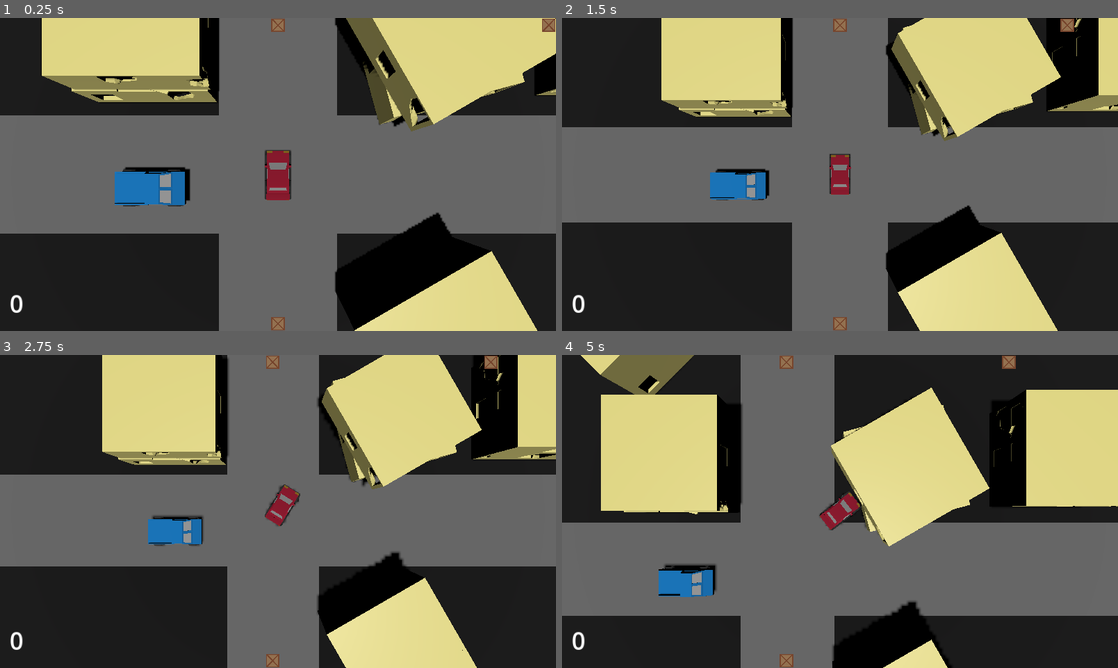
Above: before the commit, frames 1-4 (two rows, left to right).
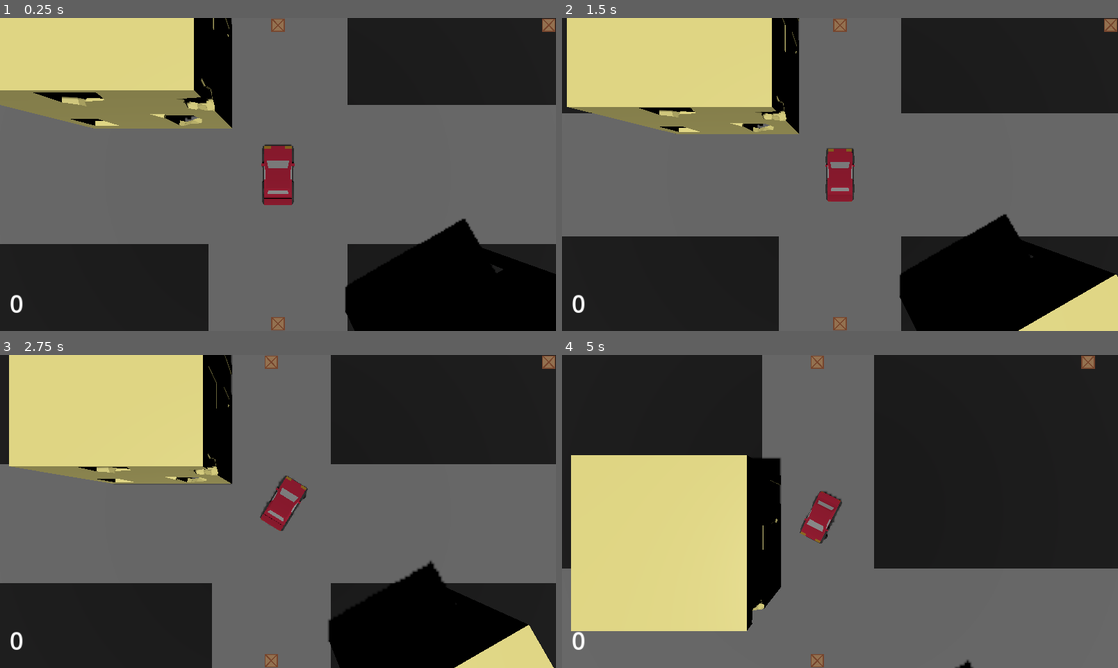
Above: after the commit, the same moments.

Repository: L30HP/kfl
Game: Godot game, scene res://Scenes/main.tscn
The game is run twice, just before and just after one commit, with the same random seed, the same clock (stepped at 60 frames per second) and the same inputs. This scene is started directly instead of the project's main scene.
Inputs:
- Up to frame 1 (0.25 s): no input
- Up to frame 2 (1.5 s): hold D (Steer Right) 0.53-1.28 s; hold W (Throttle) 0.53-1.28 s; hold S (Brakes) from 1.28 s (still down); tap W (Throttle) at 1.35 s
- Up to frame 3 (2.75 s): release S (Brakes) at 2.03 s; hold D (Steer Right) from 2.03 s (still down); hold W (Throttle) from 2.03 s (still down)
- Up to frame 4 (5 s): release D (Steer Right) at 2.78 s; release W (Throttle) at 2.78 s; hold Up (ui_up) 2.78-3.53 s; tap W (Throttle) at 2.85, 4.35 s; hold W (Throttle) 3.53-4.28 s; hold A (Steer Left) from 3.53 s (still down)

The runs differ from the first frame. In frame 1, 32% of the frame differs, in the area x 0-100%, y 0-100%; in frame 2, 39%; in frame 3, 40%; in frame 4, 63%.
Error in both runs: Cannot call method 'hide' on a null value. (res://Scripts/checkpoint.gd:14)

Commit message:
Fixed bugs

Diff:
--- a/Scenes/main.tscn
+++ b/Scenes/main.tscn
@@ -1,11 +1,9 @@
-[gd_scene load_steps=18 format=3 uid="uid://q78bis70siql"]
+[gd_scene load_steps=16 format=3 uid="uid://q78bis70siql"]
 
 [ext_resource type="Script" path="res://Scripts/main.gd" id="1_4xvcx"]
-[ext_resource type="PackedScene" uid="uid://ci672piru50ko" path="res://Assets/CarPickUp.glb" id="2_01dry"]
 [ext_resource type="PackedScene" uid="uid://bv0i7hej2qyog" path="res://Scenes/checkpoint.tscn" id="5_nkqer"]
 [ext_resource type="PackedScene" uid="uid://c3ixqkc6k13yi" path="res://addons/gevp/scenes/vehicle_controller.tscn" id="5_s7dyk"]
 [ext_resource type="PackedScene" uid="uid://fo6kt54q87tf" path="res://addons/gevp/scenes/arcade_car.tscn" id="5_xd0wm"]
-[ext_resource type="PackedScene" uid="uid://bd0arrdgdlfwg" path="res://Buildings/pile_1.tscn" id="6_sxc2w"]
 [ext_resource type="PackedScene" uid="uid://dvpyel7aa8wsv" path="res://Buildings/ground_floor_3x3.tscn" id="7_xqsnh"]
 [ext_resource type="PackedScene" uid="uid://che7bx5v08gap" path="res://Scenes/hud.tscn" id="8_lsuvu"]
 [ext_resource type="PackedScene" uid="uid://c2f46kgub66ia" path="res://Buildings/middle_flor_3x_3.tscn" id="8_yp1fr"]
@@ -35,9 +33,6 @@
 
 [node name="Main" type="Node3D"]
 script = ExtResource("1_4xvcx")
-
-[node name="CarPickUp2" parent="." instance=ExtResource("2_01dry")]
-transform = Transform3D(1, 0, 0, 0, 1, 0, 0, 0, 1, -6.21143, 0.640059, 0.663518)
 
 [node name="Map" type="Node3D" parent="."]
 transform = Transform3D(1, 0, 0, 0, 1, 0, 0, 0, 1, 0, -0.25, 0)
@@ -74,10 +69,10 @@
 transform = Transform3D(2, 0, 0, 0, 2, 0, 0, 0, 2, -1, 0, 0)
 
 [node name="MiddleFlor3x3" parent="Map/Buildings" instance=ExtResource("8_yp1fr")]
-transform = Transform3D(0.5, 0, 0, 0, 0.5, 0, 0, 0, 0.5, -2.48629, 1.125, -3.37298)
+transform = Transform3D(0.5, 0, 0, 0, 0.5, 0, 0, 0, 0.5, -2, 1.125, -2.5)
 
 [node name="GroundFloor3x3" parent="Map/Buildings" instance=ExtResource("7_xqsnh")]
-transform = Transform3D(0.5, 0, 0, 0, 0.5, 0, 0, 0, 0.5, -2.53762, 0.125, -3.32751)
+transform = Transform3D(0.5, 0, 0, 0, 0.5, 0, 0, 0, 0.5, -2, 0.125, -2.5)
 
 [node name="MiddleFlor3x4" parent="Map/Buildings" instance=ExtResource("8_yp1fr")]
 transform = Transform3D(0.5, 0, 0, 0, 0.5, 0, 0, 0, 0.5, 4, 1.125, 11)
@@ -94,68 +89,8 @@
 [node name="MiddleFlor3x6" parent="Map/Buildings" instance=ExtResource("8_yp1fr")]
 transform = Transform3D(0.433013, 0, 0.25, 0, 0.5, 0, -0.25, 0, 0.433013, 4, 1.125, 3.5)
 
-[node name="MiddleFlor3x9" parent="Map/Buildings" instance=ExtResource("8_yp1fr")]
-transform = Transform3D(0.433013, 0, 0.25, 0, 0.5, 0, -0.25, 0, 0.433013, 4, 1.125, -3)
-
-[node name="MiddleFlor3x8" parent="Map/Buildings" instance=ExtResource("8_yp1fr")]
-transform = Transform3D(-0.131027, 0, 0.482527, 0, 0.5, 0, -0.482527, 0, -0.131027, 4.12251, 0.125, -3.10271)
-
 [node name="GroundFloor3x6" parent="Map/Buildings" instance=ExtResource("7_xqsnh")]
 transform = Transform3D(0.433013, 0, 0.25, 0, 0.5, 0, -0.25, 0, 0.433013, 4, 0.125, 3.5)
-
-[node name="MiddleFlor3x10" parent="Map/Buildings" instance=ExtResource("8_yp1fr")]
-transform = Transform3D(0.353554, 0, 0.353553, 0, 0.5, 0, -0.353553, 0, 0.353554, -4, 1.125, 8)
-
-[node name="GroundFloor3x8" parent="Map/Buildings" instance=ExtResource("7_xqsnh")]
-transform = Transform3D(0.353554, 0, 0.353553, 0, 0.5, 0, -0.353553, 0, 0.353554, -4, 0.125, 8)
-
-[node name="MiddleFlor3x11" parent="Map/Buildings" instance=ExtResource("8_yp1fr")]
-transform = Transform3D(0.353554, 0, 0.353553, 0, 0.5, 0, -0.353553, 0, 0.353554, 8, 1.125, 15)
-
-[node name="GroundFloor3x9" parent="Map/Buildings" instance=ExtResource("7_xqsnh")]
-transform = Transform3D(0.353554, 0, 0.353553, 0, 0.5, 0, -0.353553, 0, 0.353554, 8, 0.125, 15)
-
-[node name="MiddleFlor3x12" parent="Map/Buildings" instance=ExtResource("8_yp1fr")]
-transform = Transform3D(0.353554, 0, 0.353553, 0, 0.5, 0, -0.353553, 0, 0.353554, -4, 1.125, -7.5)
-
-[node name="GroundFloor3x10" parent="Map/Buildings" instance=ExtResource("7_xqsnh")]
-transform = Transform3D(0.353554, 0, 0.353553, 0, 0.5, 0, -0.353553, 0, 0.353554, -4, 0.125, -7.5)
-
-[node name="MiddleFlor3x13" parent="Map/Buildings" instance=ExtResource("8_yp1fr")]
-transform = Transform3D(0.353554, 0, 0.353553, 0, 0.5, 0, -0.353553, 0, 0.353554, -5.5, 1.125, -12)
-
-[node name="GroundFloor3x11" parent="Map/Buildings" instance=ExtResource("7_xqsnh")]
-transform = Transform3D(0.353554, 0, 0.353553, 0, 0.5, 0, -0.353553, 0, 0.353554, -5.5, 0.125, -12)
-
-[node name="MiddleFlor3x14" parent="Map/Buildings" instance=ExtResource("8_yp1fr")]
-transform = Transform3D(1.19209e-07, 0, 0.5, 0, 0.5, 0, -0.5, 0, 1.19209e-07, -4, 1.125, -16.5)
-
-[node name="GroundFloor3x12" parent="Map/Buildings" instance=ExtResource("7_xqsnh")]
-transform = Transform3D(1.19209e-07, 0, 0.5, 0, 0.5, 0, -0.5, 0, 1.19209e-07, -4, 0.125, -16.5)
-
-[node name="MiddleFlor3x15" parent="Map/Buildings" instance=ExtResource("8_yp1fr")]
-transform = Transform3D(1.19209e-07, 0, 0.5, 0, 0.5, 0, -0.5, 0, 1.19209e-07, 8.5, 1.125, -3.5)
-
-[node name="GroundFloor3x13" parent="Map/Buildings" instance=ExtResource("7_xqsnh")]
-transform = Transform3D(1.19209e-07, 0, 0.5, 0, 0.5, 0, -0.5, 0, 1.19209e-07, 8.5, 0.125, -3.5)
-
-[node name="MiddleFlor3x16" parent="Map/Buildings" instance=ExtResource("8_yp1fr")]
-transform = Transform3D(1.19209e-07, 0, 0.5, 0, 0.5, 0, -0.5, 0, 1.19209e-07, 8.5, 1.125, -3.5)
-
-[node name="GroundFloor3x14" parent="Map/Buildings" instance=ExtResource("7_xqsnh")]
-transform = Transform3D(1.19209e-07, 0, 0.5, 0, 0.5, 0, -0.5, 0, 1.19209e-07, 8.5, 0.125, -3.5)
-
-[node name="MiddleFlor3x18" parent="Map/Buildings" instance=ExtResource("8_yp1fr")]
-transform = Transform3D(1.0804e-07, 0.211309, 0.453154, -5.038e-08, 0.453154, -0.211309, -0.5, 0, 1.19209e-07, 12.1113, 0.328154, -3.7)
-
-[node name="GroundFloor3x16" parent="Map/Buildings" instance=ExtResource("7_xqsnh")]
-transform = Transform3D(1.0804e-07, 0.211309, 0.453154, -5.038e-08, 0.453154, -0.211309, -0.5, 0, 1.19209e-07, 11.6887, -0.578154, -3.7)
-
-[node name="MiddleFlor3x17" parent="Map/Buildings" instance=ExtResource("8_yp1fr")]
-transform = Transform3D(1.19209e-07, 0, 0.5, 0, 0.5, 0, -0.5, 0, 1.19209e-07, 19.5, 1.125, -4)
-
-[node name="GroundFloor3x15" parent="Map/Buildings" instance=ExtResource("7_xqsnh")]
-transform = Transform3D(1.19209e-07, 0, 0.5, 0, 0.5, 0, -0.5, 0, 1.19209e-07, 19.5, 0.125, -4)
 
 [node name="MiddleFlor3x7" parent="Map/Buildings" instance=ExtResource("8_yp1fr")]
 transform = Transform3D(0.5, 0, 0, 0, 0.5, 0, 0, 0, 0.5, 4, 1.125, 14.5)
@@ -174,9 +109,6 @@
 
 [node name="Wall5" parent="Map/Buildings" instance=ExtResource("9_n2oi2")]
 transform = Transform3D(1.31134e-07, 0, 25, 0, 1, 0, -1, 0, 3.27835e-06, 0.5, 0.125, 25)
-
-[node name="Pile1" parent="Map/Buildings" instance=ExtResource("6_sxc2w")]
-transform = Transform3D(1, 0, 0, 0, 1, 0, 0, 0, 1, 15.5, 0.125, -4)
 
 [node name="Checkpoints" type="Node3D" parent="Map"]
 
@@ -205,11 +137,9 @@
 script = null
 
 [node name="Camera3D" type="Camera3D" parent="." node_paths=PackedStringArray("target")]
-transform = Transform3D(1, 0, 0, 0, -4.37114e-08, 1, 0, -1, -4.37114e-08, 0, 12.9723, 0)
-fov = 53.0
+transform = Transform3D(1, 0, 0, 0, -4.37114e-08, 1, 0, -1, -4.37114e-08, 0, 7.97227, 0)
 script = ExtResource("9_twnrq")
 target = NodePath("../VehicleController2/VehicleRigidBody")
-offset = Vector3(0, 20, 0)
 
 [node name="VehicleController2" parent="." node_paths=PackedStringArray("vehicle_node") instance=ExtResource("5_s7dyk")]
 vehicle_node = NodePath("VehicleRigidBody")
--- a/Scripts/checkpoint.gd
+++ b/Scripts/checkpoint.gd
@@ -23,19 +23,18 @@
 	if not visible:
 		return
 
-	active = true
+	# Skal kaldes FØRST - sætter active, hvis der ikke allerede er et aktivt checkpoint
 	checkpoint_entered.emit(self)
-	end.show()
-	time_left = total_time
 
-func _on_body_exited(body):
-	pass
+	if active:
+		hide()
+		end.show()
+		time_left = total_time
 
 func _on_end_body_entered(body: Node3D) -> void:
 	if not end.visible:
 		return
 
 	active = false
-	if time_left > 0:
-		checkpoint_won.emit(self)
+	checkpoint_won.emit(self)
 	end.hide()
--- a/Scripts/main.gd
+++ b/Scripts/main.gd
@@ -18,33 +18,28 @@
 
 # Called every frame. 'delta' is the elapsed time since the previous frame.
 func _process(delta):
-	if active_checkpoint:
+	if active_checkpoint and active_checkpoint.time_left > 0:
 		#var procent = $VehicleController2/VehicleRigidBody.speed * 3.6
 		var progress = (100.0*active_checkpoint.time_left)/active_checkpoint.total_time
 		$HUD.set_progressbar(progress)
 		if progress < 0:
 			$HUD/ProgressBar.hide()
-			active_checkpoint.hide()
-			active_checkpoint.end.hide()
-			active_checkpoint = null
-			points -= 1
-			update_points()
-			#show_checkpoint()
 
 func _on_checkpoint_checkpoint_entered(checkpoint: Node3D) -> void:
 	if active_checkpoint:
 		return
 
+	checkpoint.active = true
 	active_checkpoint = checkpoint
+
 	$HUD/ProgressBar.show()
-	active_checkpoint.hide()
-	active_checkpoint.end.show()
 	$VehicleController2/VehicleRigidBody/Crate2.show()
 
 func _on_easy_1_checkpoint_won(checkpoint: Node3D) -> void:
-	points += 1
-	update_points()
-	checkpoint.hide()
+	if checkpoint.time_left > 0:
+		points += 1
+		update_points()
+
+	active_checkpoint = null
 	$HUD/ProgressBar.hide()
-	#show_checkpoint()
 	$VehicleController2/VehicleRigidBody/Crate2.hide()
Not shown, added: Assets/Gas.glb.import
Not shown, added: Assets/PlusCrate.glb.import
Not shown: 1 places in Scenes/level1.tscn that only renumber resources
